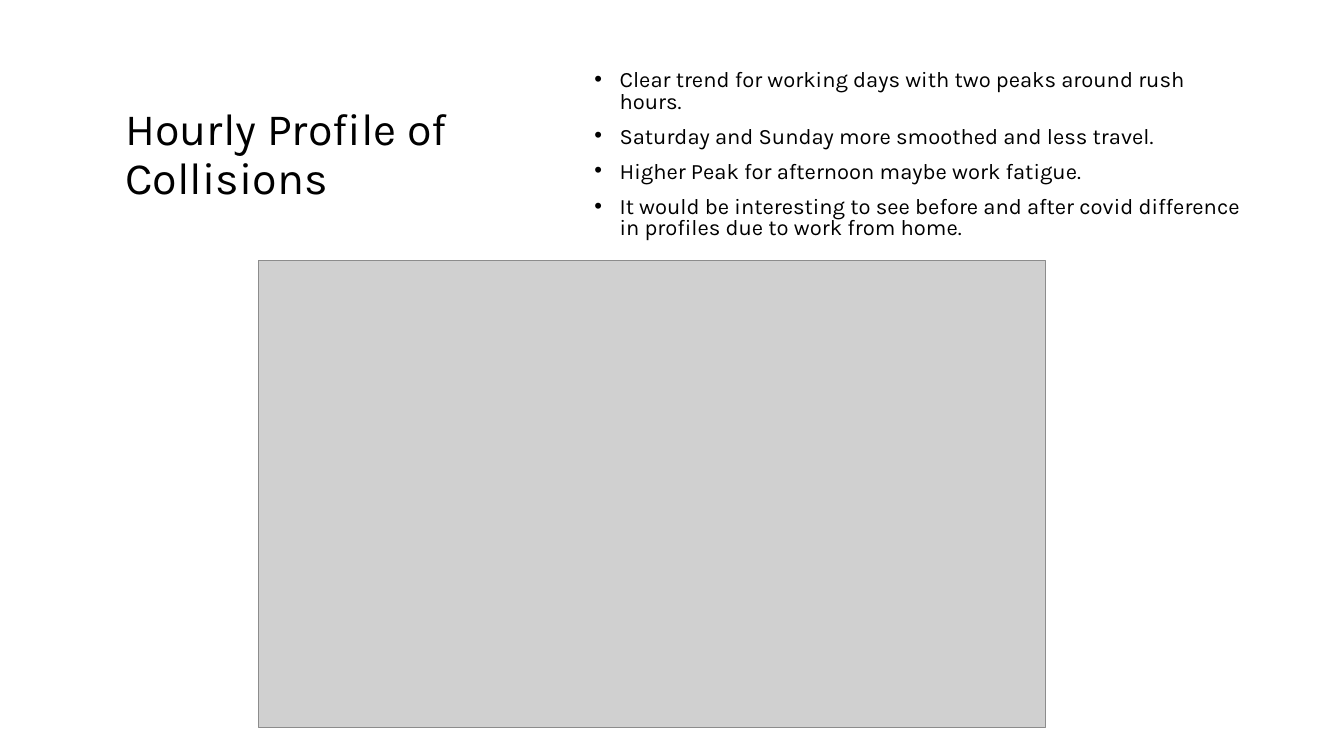
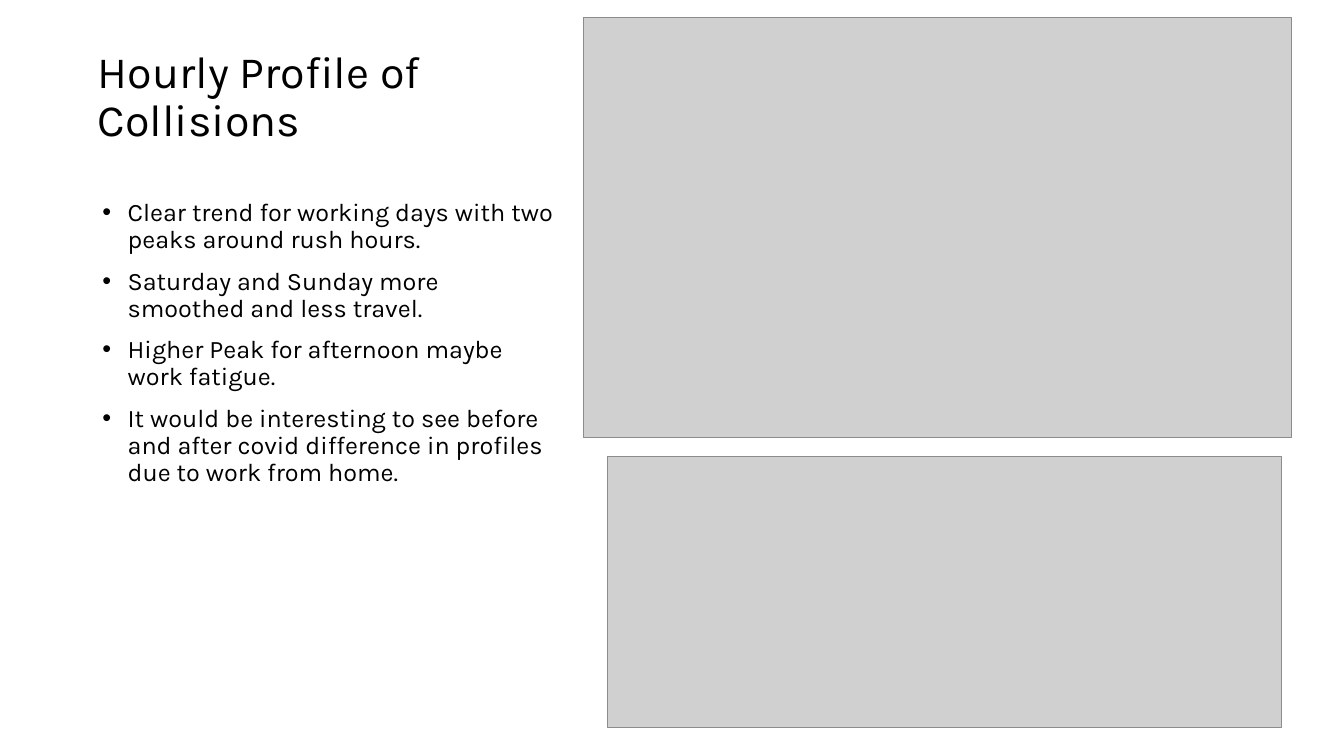
Before and after one commit to lrcode97/bike_demand_2025, a slide deck: slide 8 of presentation.pptx. Drawn at 1344x756 pixels with LibreOffice and Linux fonts; fonts in the diff are those of the drawing; grey boxes stand for pictures. Boxes give left, top, right and bottom in pixels: in the first picture for what was removed or moved away, otherwise in the second. Text is boxed around its words. In the diff, an @@ line names an element or a change of style, - is before the commit and + after.

```diff
--- a/presentation.pptx
+++ b/presentation.pptx
@@ title "Hourly Profile of Collisions": place and size @@
-title "Hourly Profile of Collisions" at (125,114,448,195)
+title "Hourly Profile of Collisions" at (98,57,420,137)
@@ picture: place and size @@
-picture at (259,261,1047,728)
+picture at (584,18,1292,439)
@@ text "Clear trend for working days ...": place and size @@
-text "Clear trend for working days ..." at (620,72,1240,241)
+text "Clear trend for working days ..." at (128,203,552,482)
@@ text "Clear trend for working days ..." at (128,203,552,482): size 15.7 to 18 pt; line spacing 0.8 to 0.9; vertical alignment middle to top @@
@@ picture added at (607,457,1281,728) @@
```
Also in this commit, not shown: 5 other slides changed, 8 slides added, 9 slides removed, 12 other files.
